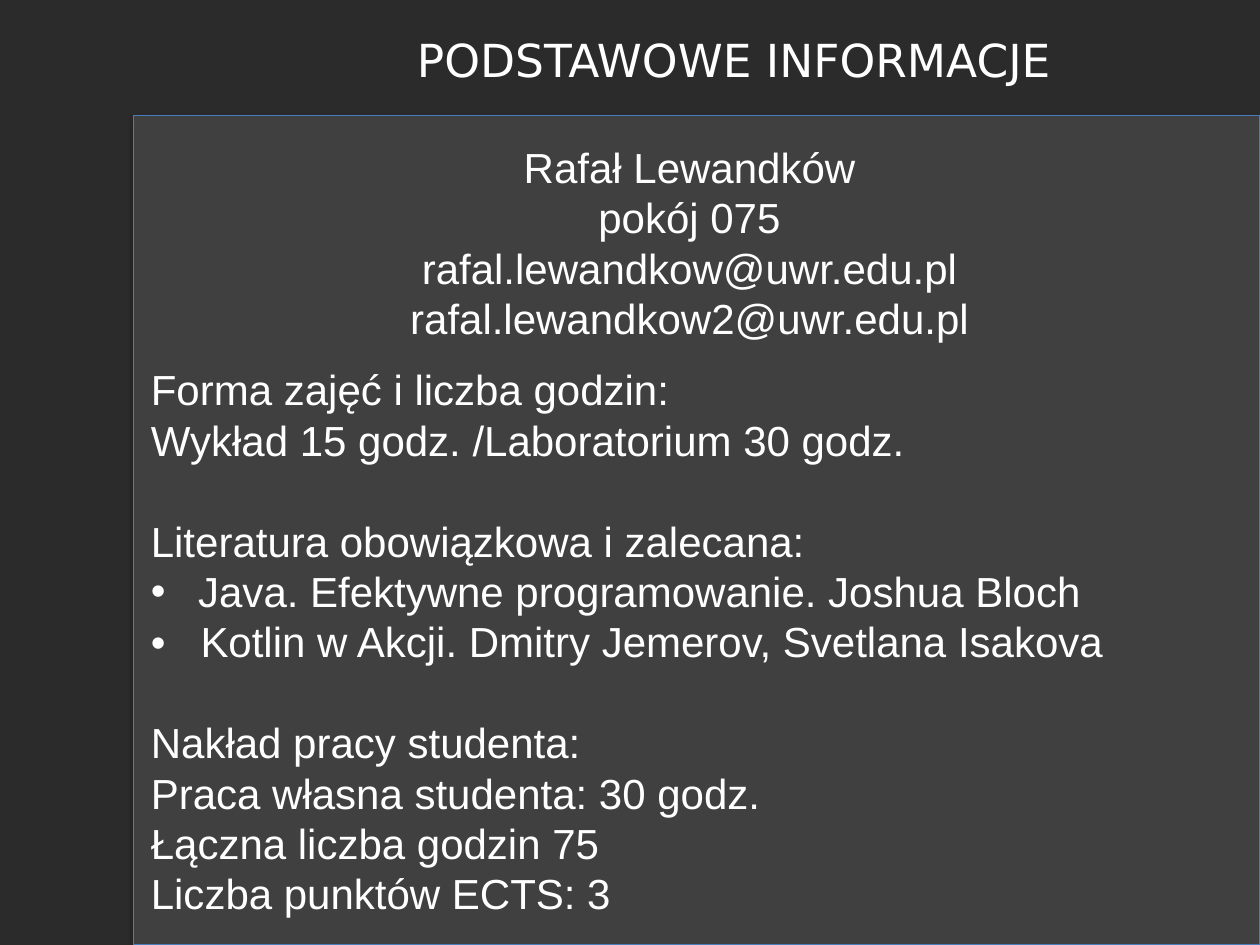
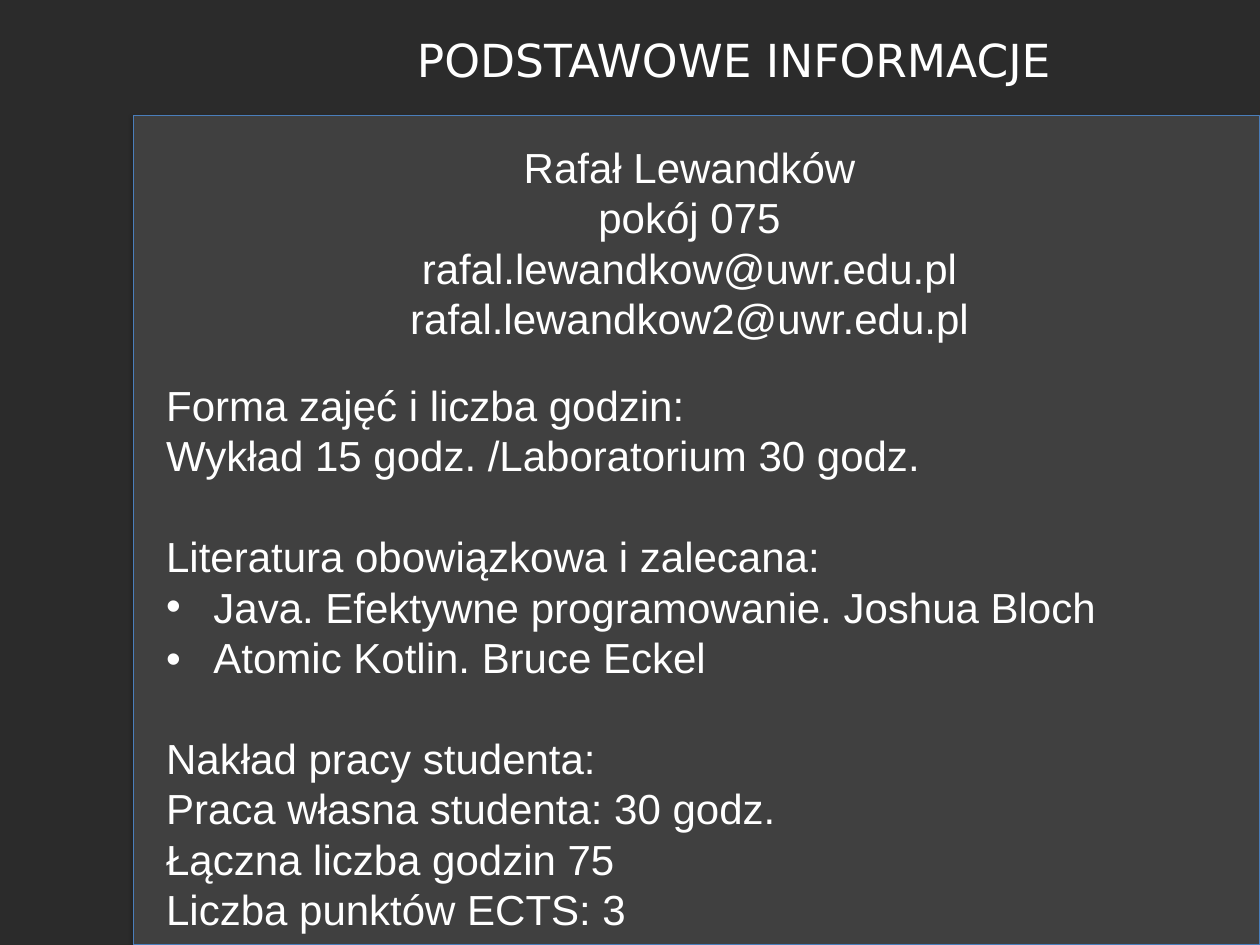
Before and after one commit to RafLew84/WpumKJ, a slide deck: slide 2 of 2021-2022/Wykład/Wyklad1.pptx. Drawn at 1260x945 pixels with LibreOffice and Linux fonts; fonts in the diff are those of the drawing; background and template pictures are left out; a plain dark background stands for a picture behind light text. Boxes give left, top, right and bottom in pixels: in the first picture for what was removed or moved away, otherwise in the second. Text is boxed around its words. In the diff, an @@ line names an element or a change of style, - is before the commit and + after.

```diff
--- a/2021-2022/Wykład/Wyklad1.pptx
+++ b/2021-2022/Wykład/Wyklad1.pptx
@@ text "Forma zajęć i liczba godzin:": place and size @@
-text "Forma zajęć i liczba godzin:" at [151, 374, 1103, 918]
+text "Forma zajęć i liczba godzin:" at [166, 390, 1096, 933]
@@ text at [213, 642, 706, 674]: text changed @@
-• Kotlin w Akcji. Dmitry Jemerov, Svetlana Isakova
+• Atomic Kotlin. Bruce Eckel
```
Also in this commit, not shown: 11 slides added, 7 other files.
